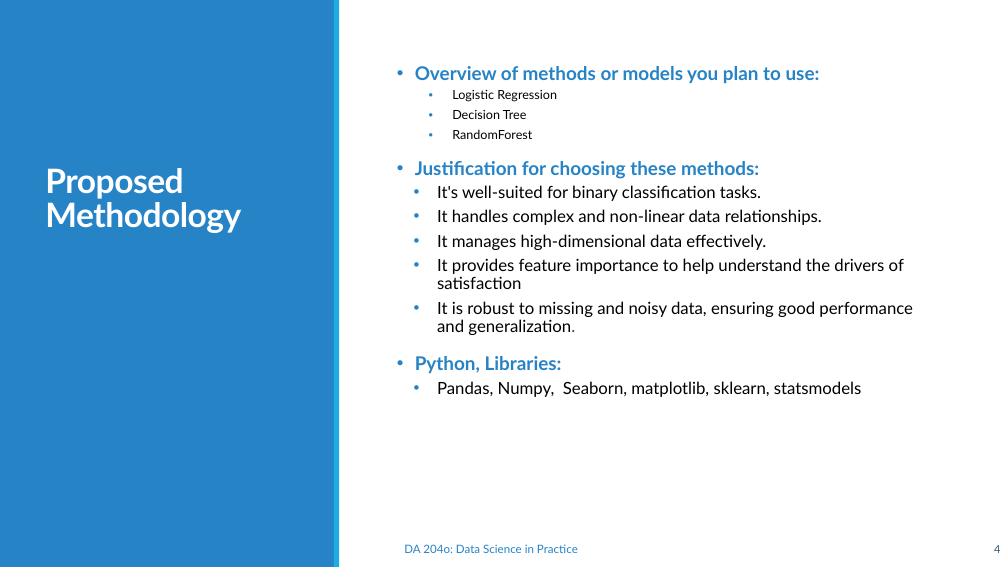
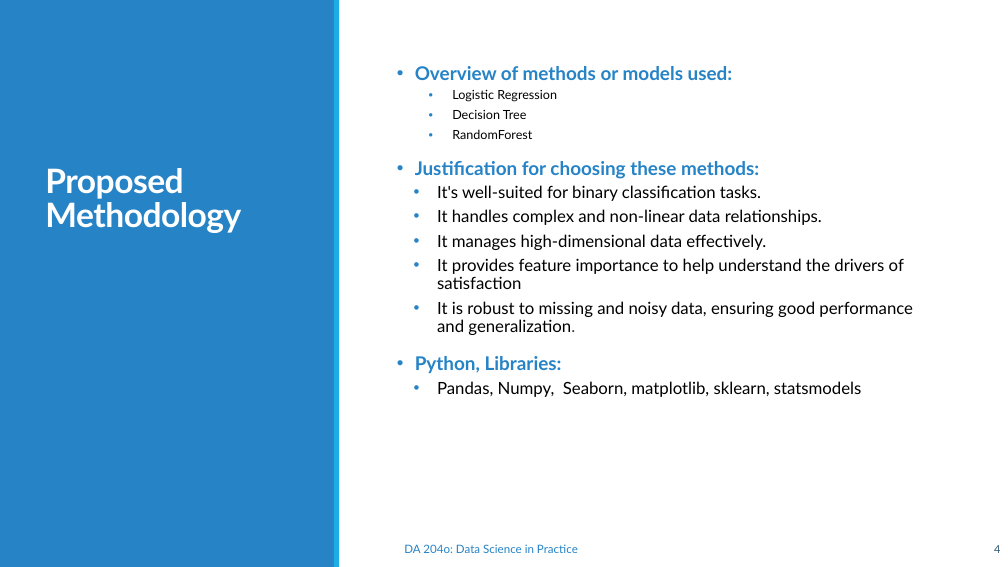
Before and after one commit to MUKUNDAAAA/Predicting-Customer-Satisfaction-based-on-various-parameters-present-in-E-Commerce-dataset, a slide deck: slide 4 of Data science PPT_final.pptx. Drawn at 1008x567 pixels with LibreOffice and Linux fonts; fonts in the diff are those of the drawing. Boxes give left, top, right and bottom in pixels: in the first picture for what was removed or moved away, otherwise in the second. Text is boxed around its words. In the diff, an @@ line names an element or a change of style, - is before the commit and + after.

```diff
--- a/Data science PPT_final.pptx
+++ b/Data science PPT_final.pptx
@@ text at bbox=[415, 66, 733, 80]: text changed @@
-• Overview of methods or models you plan to use:
+• Overview of methods or models used:
```
Also in this commit, not shown: 3 other slides changed, 1 slide added, 2 other files.
